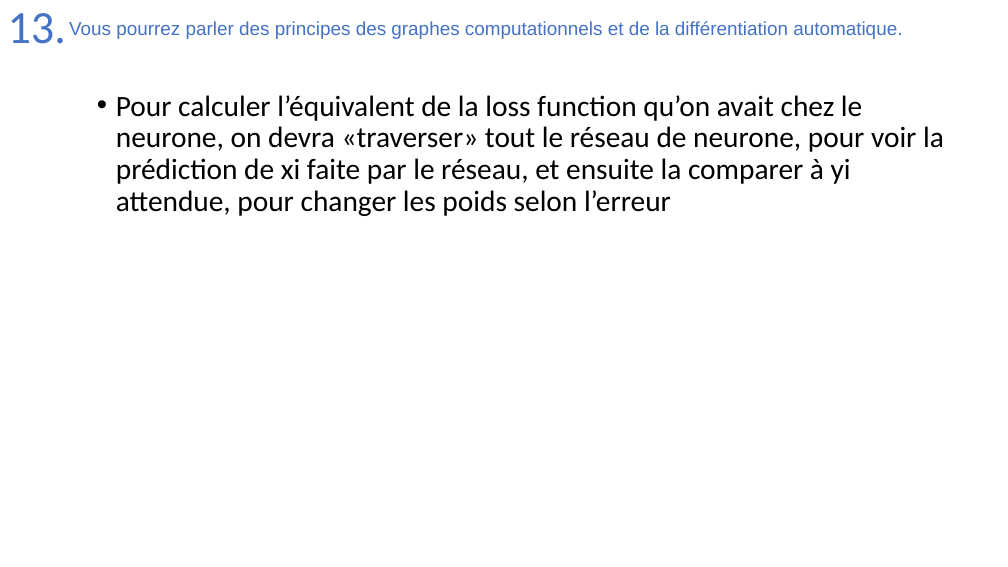
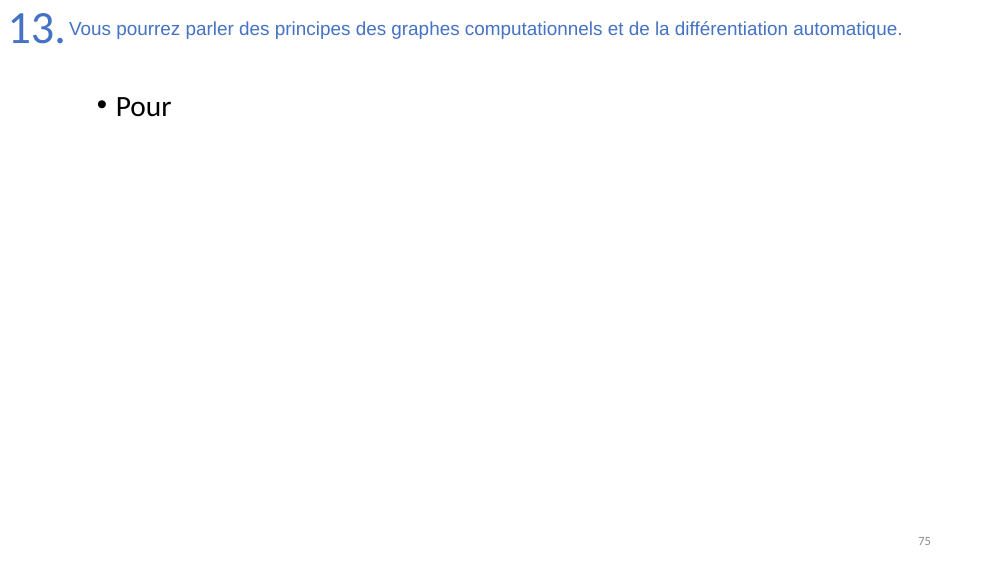
Before and after one commit to Joao-Quinta/Uni3eme, a slide deck: slide 75 of intelligenceArtificielle/Intelligence_artificielle_exam.pptx (slide 69 before the commit). Drawn at 1008x567 pixels with LibreOffice and Linux fonts; fonts in the diff are those of the drawing. Boxes give left, top, right and bottom in pixels: in the first picture for what was removed or moved away, otherwise in the second. Text is boxed around its words. In the diff, an @@ line names an element or a change of style, - is before the commit and + after.

```diff
--- a/intelligenceArtificielle/Intelligence_artificielle_exam.pptx
+++ b/intelligenceArtificielle/Intelligence_artificielle_exam.pptx
@@ text at (116, 97, 172, 117): text changed @@
-• Pour calculer l’équivalent de la loss function qu’on avait chez le neurone, on devra «traverser» tout le réseau de neurone, pour voir la prédiction de xi faite par le réseau, et ensuite la comparer à yi attendue, pour changer les poids selon l’erreur
+• Pour
@@ page number added at (918, 537, 931, 545), 12 pt, text #8C8C8C @@
+75
```
Also in this commit, not shown: 68 other slides changed, 11 slides added, 1 slide removed.
